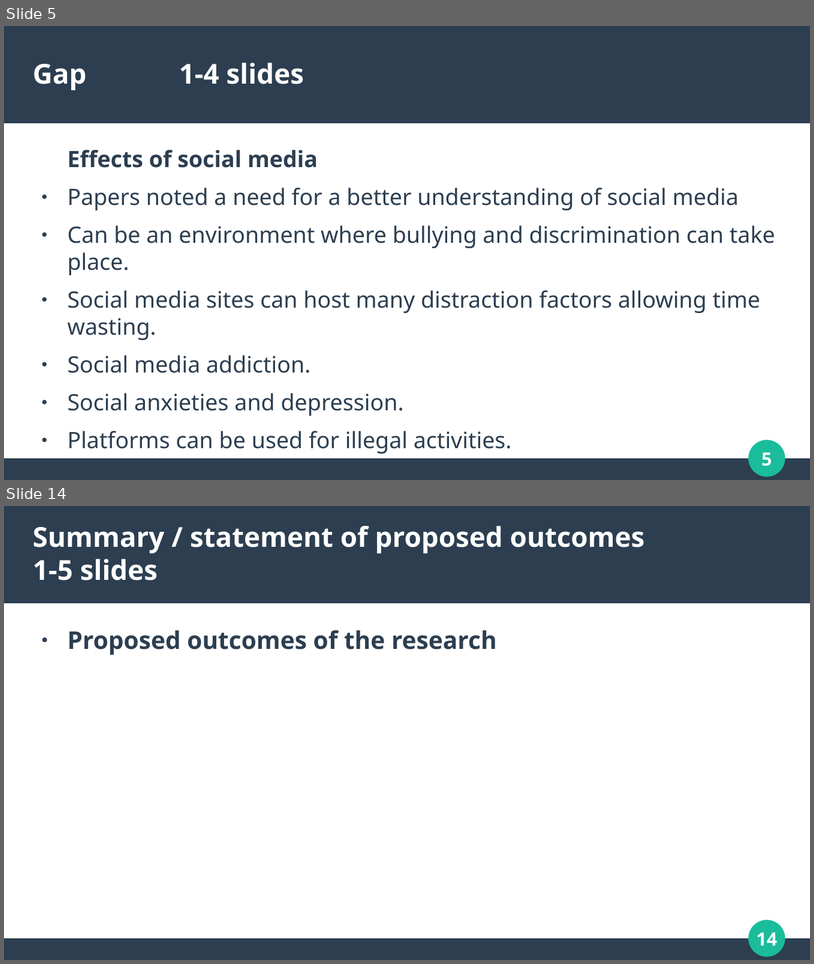
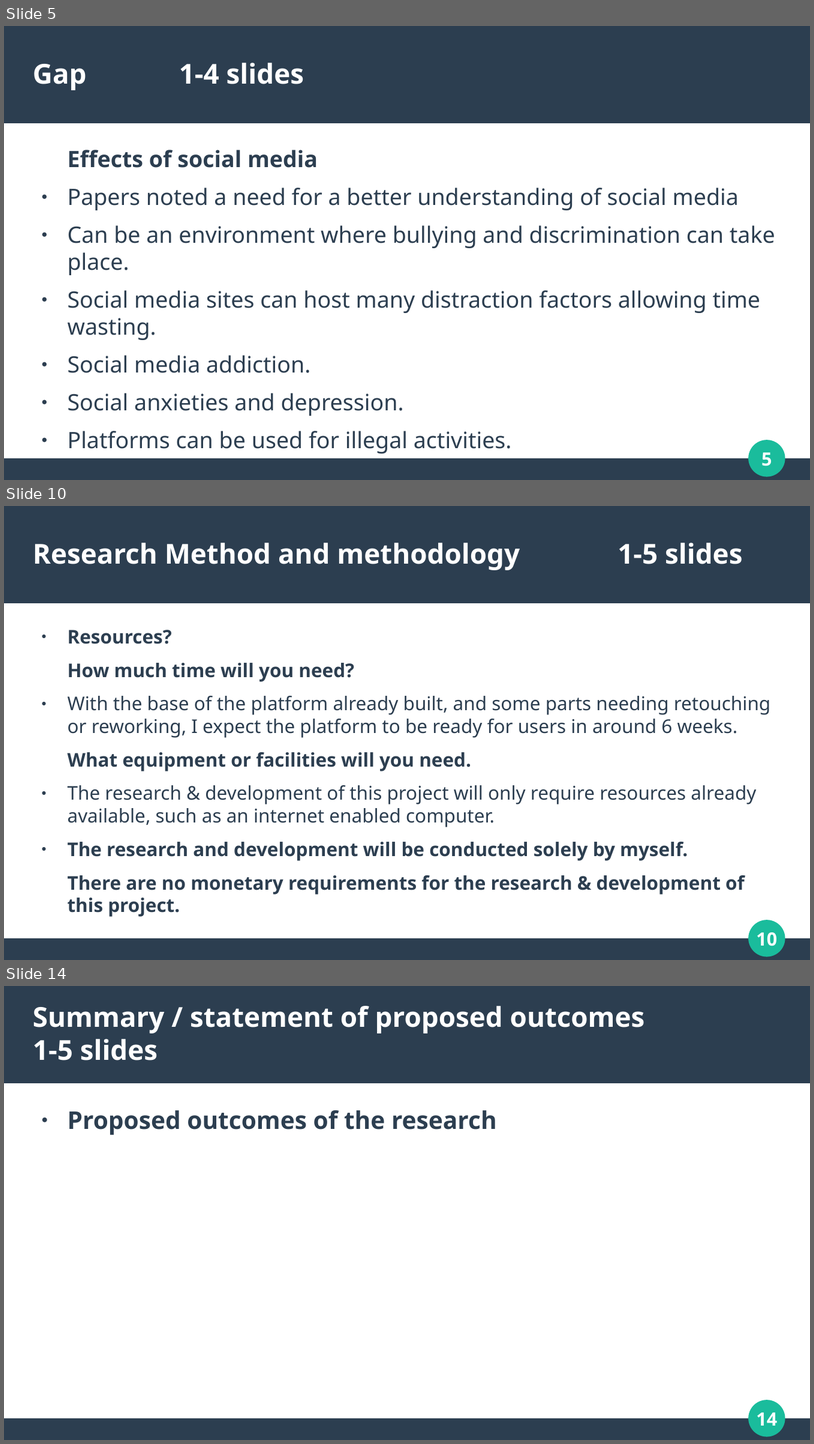
Before and after one commit to dannydaley/myUniSocial, a slide deck: Documentation/COMP320 PRESENTATION.odp. Shown one above the other, each under a label of ours: slides 5 and 14 before the commit, slides 5, 10 and 14 after it; the slides between them are not shown. The pictures are 814x964 and 814x1444 pixels, drawn with LibreOffice and Linux fonts; fonts in the diff are those of the drawing. Boxes give left, top, right and bottom in pixels: in the first picture for what was removed or moved away, otherwise in the second. Text is boxed around its words. In the diff, an @@ line names an element or a change of style, - is before the commit and + after.

```diff
--- a/Documentation/COMP320 PRESENTATION.odp
+++ b/Documentation/COMP320 PRESENTATION.odp
@@ slide 10 added at [4,506,810,960], background #FFFFFF; not listed: 4 template elements that a slide beside it also shows @@
@@ title added at [33,543,743,570], 27 pt, text #FFFFFF, bold @@
+Research Method and methodology 1-5 slides
@@ text added at [68,630,771,916], 18.6 pt, text #2C3E50 @@
+● Resources?
+How much time will you need?
+● With the base of the platform already built, and some parts needing retouching or reworking, I expect the platform to be ready for users in around 6 weeks.
+What equipment or facilities will you need.
+● The research & development of this project will only require resources already available, such as an internet enabled computer.
+● The research and development will be conducted solely by myself.
+There are no monetary requirements for the research & development of this project.
```
Also in this commit, not shown: 9 slides changed, 1 slide removed, 1 other file.
